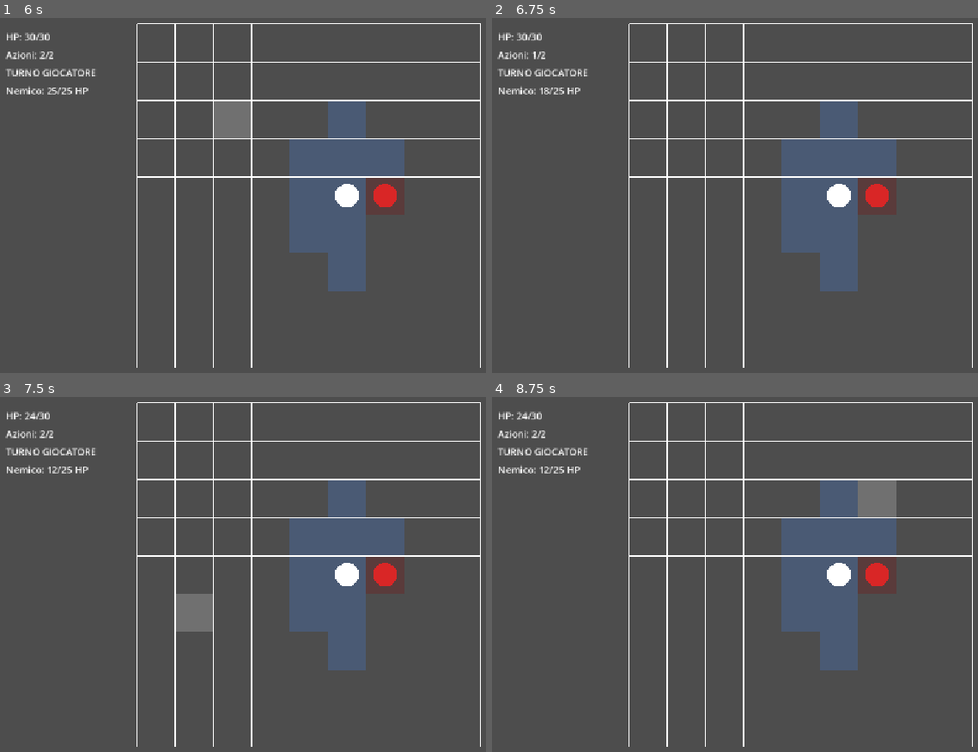
Above: before the commit, frames 1-4 (two rows, left to right).
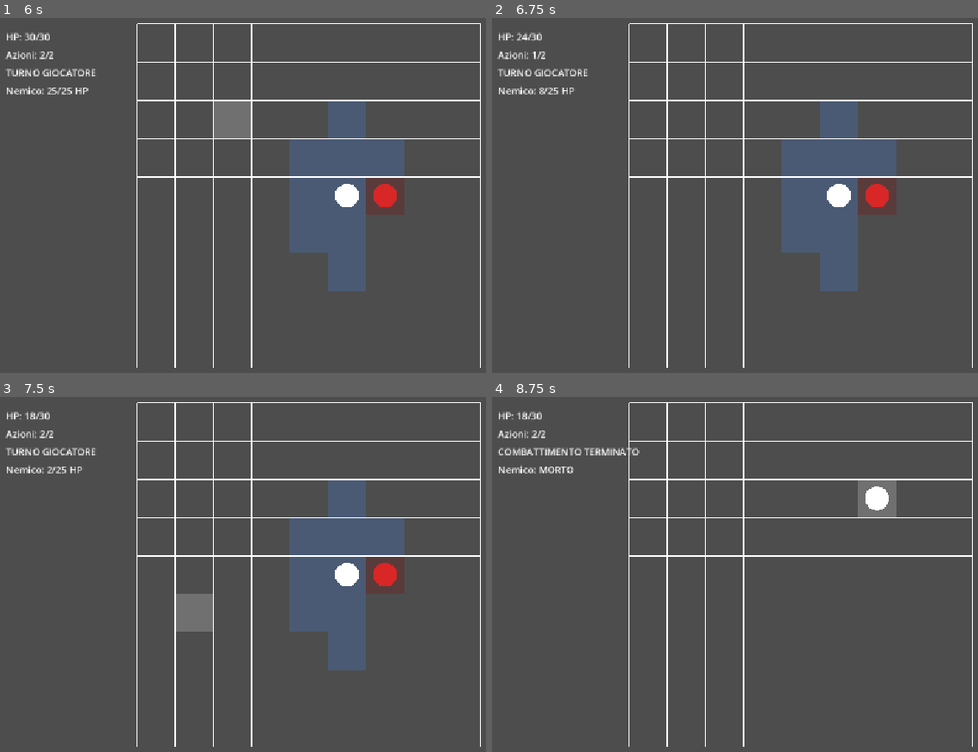
Above: after the commit, the same moments.

Repository: Chivas1504/Gioco
Game: Godot game, scene res://scenes/game.tscn
The game is run twice, just before and just after one commit, with the same random seed, the same clock (stepped at 60 frames per second) and the same inputs.
Inputs (mouse positions are in pixels of both pictures, inside the frame that each line leads up to):
- Up to frame 1 (6 s): tap Enter at 0.5, 2.75, 5 s; move the mouse to (481, 184) at 0.52 s; tap 3 at 0.6, 1.35, 2.3, 3.05, 3.8, 4.35, 5.1 s; click (481, 184) at 0.67 s; tap Space at 1.25, 4.25 s; move the mouse to (194, 223) at 1.27 s; click (194, 223) at 1.42 s; move the mouse to (398, 120) at 2.02 s; tap C at 2.1, 5.85 s; click (398, 120) at 2.17 s; move the mouse to (296, 284) at 2.77 s; tap 1 at 2.85 s; click (296, 284) at 2.92 s; move the mouse to (outside the picture) at 3.52 s; tap 2 at 3.6 s; click (outside the picture) at 3.67 s; move the mouse to (126, 145) at 4.27 s; click (126, 145) at 4.42 s; move the mouse to (364, 206) at 5.02 s; click (364, 206) at 5.17 s; move the mouse to (228, 110) at 5.77 s; click (228, 110) at 5.92 s
- Up to frame 2 (6.75 s): tap 3 at 6.05 s; tap Space at 6.5 s; move the mouse to (973, 184) at 6.52 s; tap 1 at 6.6 s; click (973, 184) at 6.67 s
- Up to frame 3 (7.5 s): tap 3 at 6.8 s; move the mouse to (194, 602) at 7.27 s; tap 2 at 7.35 s; click (194, 602) at 7.42 s
- Up to frame 4 (8.75 s): tap 3 at 7.55, 8.1 s; move the mouse to (890, 499) at 8.02 s; click (890, 499) at 8.17 s

Frame 1 is identical in both runs. In frame 2, 0.1% of the frame differs, in the area x 5-19%, y 4-22%; in frame 3, 0.1%; in frame 4, 8.5%, in the area x 1-84%, y 4-77%.

Commit message:
Add heavy two-action card

Diff:
--- a/scripts/core/game.gd
+++ b/scripts/core/game.gd
@@ -43,25 +43,16 @@
 
 var mannaia_del_carnefice: CardData
 var chiodo_del_giudizio: CardData
+var maglio_della_pena: CardData
 
 
 func _ready() -> void:
 	_create_test_cards()
 
-	player.position = (
-		grid.position
-		+ grid.cell_to_local(player_cell)
-	)
-
-	enemy.position = (
-		grid.position
-		+ grid.cell_to_local(enemy_cell)
-	)
-
-	var occupied: Array[Vector2i] = [
-		enemy_cell
-	]
-
+	player.position = grid.position + grid.cell_to_local(player_cell)
+	enemy.position = grid.position + grid.cell_to_local(enemy_cell)
+
+	var occupied: Array[Vector2i] = [enemy_cell]
 	grid.set_occupied_cells(occupied)
 
 	_update_ui()
@@ -96,6 +87,20 @@
 		chiodo_tags
 	)
 
+	var maglio_tags: Array[String] = [
+		"Impatto",
+		"Mischia",
+		"Pesante"
+	]
+
+	maglio_della_pena = CardData.new(
+		"Maglio della Pena",
+		2,
+		10,
+		1,
+		maglio_tags
+	)
+
 
 func _unhandled_input(event: InputEvent) -> void:
 	if player_is_dead:
@@ -103,7 +108,6 @@
 
 	if event is InputEventKey:
 		if event.pressed and not event.echo:
-
 			if event.keycode == KEY_C:
 				_toggle_combat_mode()
 				return
@@ -116,6 +120,10 @@
 				_try_use_card(chiodo_del_giudizio)
 				return
 
+			if event.keycode == KEY_3:
+				_try_use_card(maglio_della_pena)
+				return
+
 	if is_moving or enemy_is_moving:
 		return
 
@@ -123,26 +131,16 @@
 		return
 
 	if event is InputEventMouseButton:
-		if (
-			event.button_index == MOUSE_BUTTON_LEFT
-			and event.pressed
-		):
+		if event.button_index == MOUSE_BUTTON_LEFT and event.pressed:
 			_handle_grid_click(event.position)
 
 
-func _handle_grid_click(
-	mouse_position: Vector2
-) -> void:
+func _handle_grid_click(mouse_position: Vector2) -> void:
 	if enemy_is_moving:
 		return
 
-	var mouse_local: Vector2 = grid.to_local(
-		mouse_position
-	)
-
-	var clicked_cell: Vector2i = (
-		grid.local_to_cell(mouse_local)
-	)
+	var mouse_local: Vector2 = grid.to_local(mouse_position)
+	var clicked_cell: Vector2i = grid.local_to_cell(mouse_local)
 
 	if not grid.is_cell_walkable(clicked_cell):
 		return
@@ -181,13 +179,11 @@
 	is_moving = true
 
 	var next_cell: Vector2i = current_path.pop_front()
-
 	var target_position: Vector2 = (
-		grid.position
-		+ grid.cell_to_local(next_cell)
-	)
-
-	var tween := create_tween()
+		grid.position + grid.cell_to_local(next_cell)
+	)
+
+	var tween: Tween = create_tween()
 
 	tween.tween_property(
 		player,
@@ -217,6 +213,10 @@
 		return
 
 	if player_actions_remaining < card.action_cost:
+		print(
+			card.card_name,
+			": Azioni insufficienti."
+		)
 		return
 
 	var distance: int = _grid_distance(
@@ -250,6 +250,11 @@
 		card.damage
 	)
 
+	print(
+		"Costo Azioni: ",
+		card.action_cost
+	)
+
 	_update_ui()
 
 	if enemy_hp <= 0:
@@ -265,7 +270,6 @@
 	grid.remove_occupied_cell(enemy_cell)
 
 	enemy.visible = false
-
 	combat_mode = false
 
 	grid.clear_reachable_cells()
@@ -286,7 +290,6 @@
 
 	if player_actions_remaining <= 0:
 		grid.clear_reachable_cells()
-
 		_start_enemy_turn()
 	else:
 		_update_combat_display()
@@ -326,11 +329,10 @@
 	grid.add_occupied_cell(enemy_cell)
 
 	var target_position: Vector2 = (
-		grid.position
-		+ grid.cell_to_local(enemy_cell)
-	)
-
-	var tween := create_tween()
+		grid.position + grid.cell_to_local(enemy_cell)
+	)
+
+	var tween: Tween = create_tween()
 
 	tween.tween_property(
 		enemy,
@@ -419,14 +421,12 @@
 	first_cell: Vector2i,
 	second_cell: Vector2i
 ) -> int:
-	var difference: Vector2i = (
-		first_cell - second_cell
-	)
-
-	return (
-		abs(difference.x)
-		+ abs(difference.y)
-	)
+	var difference: Vector2i = first_cell - second_cell
+
+	var distance_x: int = absi(difference.x)
+	var distance_y: int = absi(difference.y)
+
+	return distance_x + distance_y
 
 
 func _update_ui() -> void:
@@ -457,15 +457,11 @@
 
 	if player_is_dead:
 		state_label.text = "MORTO"
-
 	elif enemy_is_dead:
 		state_label.text = "COMBATTIMENTO TERMINATO"
-
 	elif enemy_is_moving:
 		state_label.text = "TURNO NEMICO"
-
 	elif combat_mode:
 		state_label.text = "TURNO GIOCATORE"
-
 	else:
 		state_label.text = "ESPLORAZIONE"
